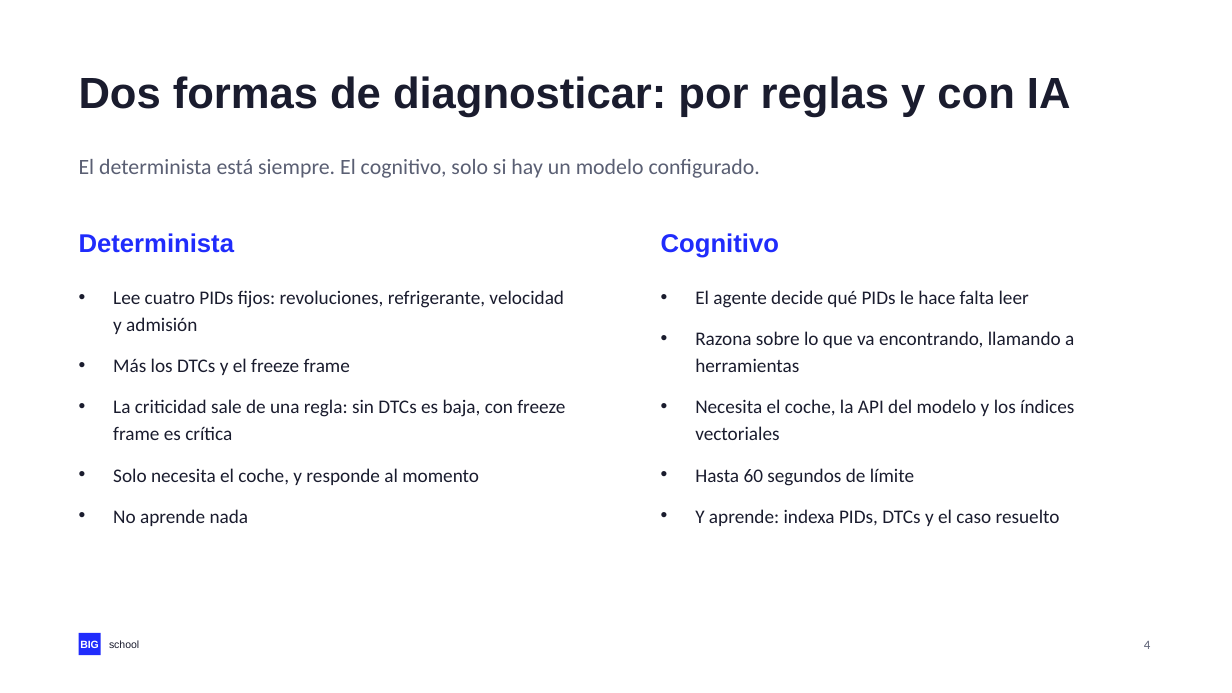
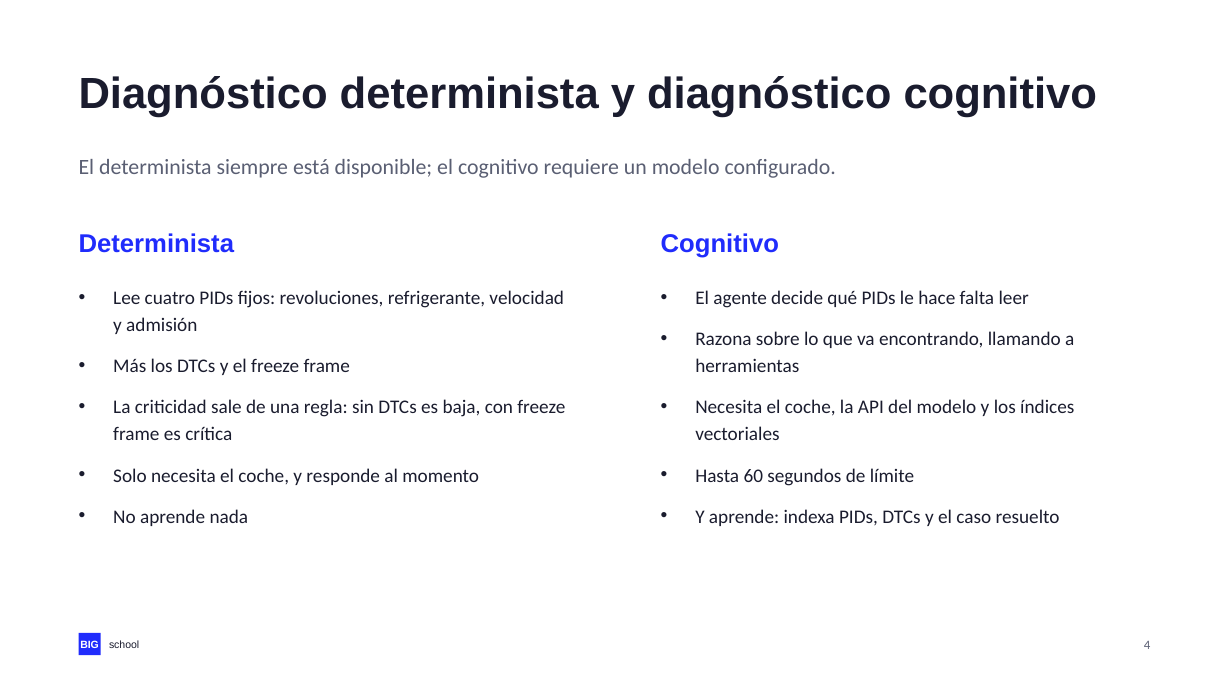
Before and after one commit to NovilloQuinta/intelligent-automotive-diagnostics, a slide deck: slide 4 of docs/presentacion/tfm-intelligent-automotive-diagnostics.pptx. Drawn at 1232x693 pixels with LibreOffice and Linux fonts; fonts in the diff are those of the drawing. Boxes give left, top, right and bottom in pixels: in the first picture for what was removed or moved away, otherwise in the second. Text is boxed around its words. In the diff, an @@ line names an element or a change of style, - is before the commit and + after.

```diff
--- a/docs/presentacion/tfm-intelligent-automotive-diagnostics.pptx
+++ b/docs/presentacion/tfm-intelligent-automotive-diagnostics.pptx
@@ text at (79, 76, 1097, 117): text changed @@
-Dos formas de diagnosticar: por reglas y con IA
+Diagnóstico determinista y diagnóstico cognitivo
@@ text at (79, 159, 836, 178): text changed @@
-El determinista está siempre. El cognitivo, solo si hay un modelo configurado.
+El determinista siempre está disponible; el cognitivo requiere un modelo configurado.
```
Also in this commit, not shown: 14 other slides changed, 3 other files.
